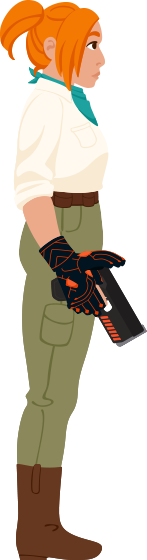
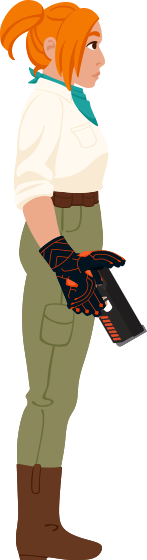
Comparing the layer stacks of the two w=147, h=560 images. Changes:
painted on "hand front - empty" over bbox(55, 270, 106, 317)
painted on "hand front - gun" over bbox(51, 268, 147, 347)
